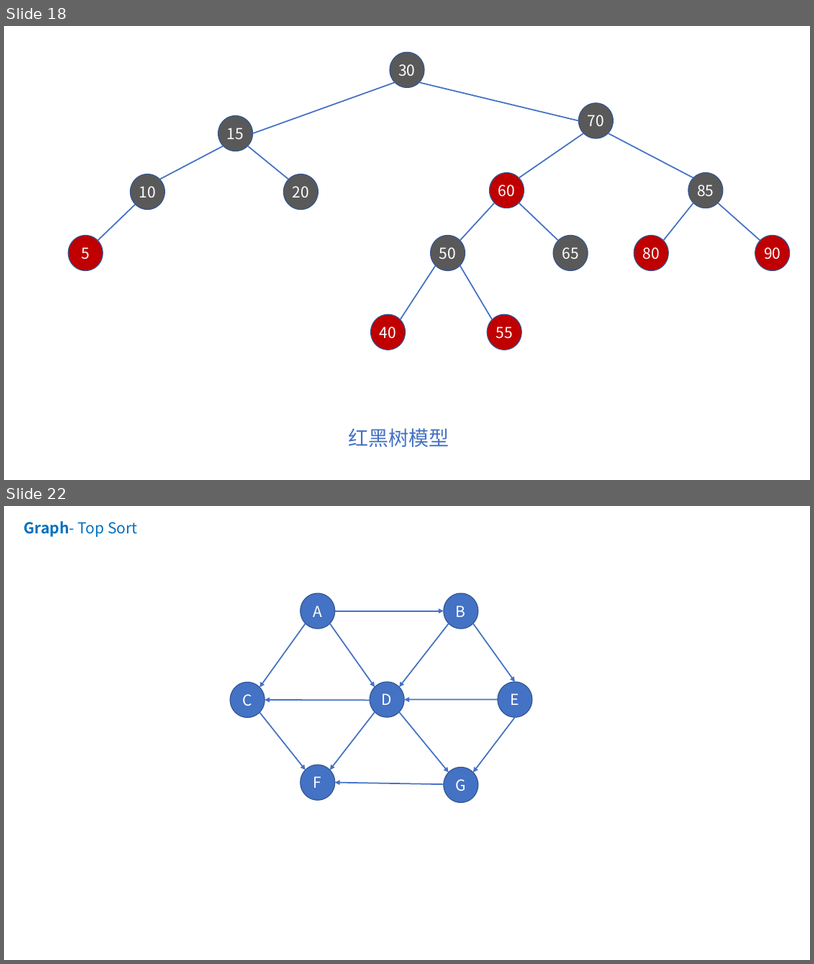
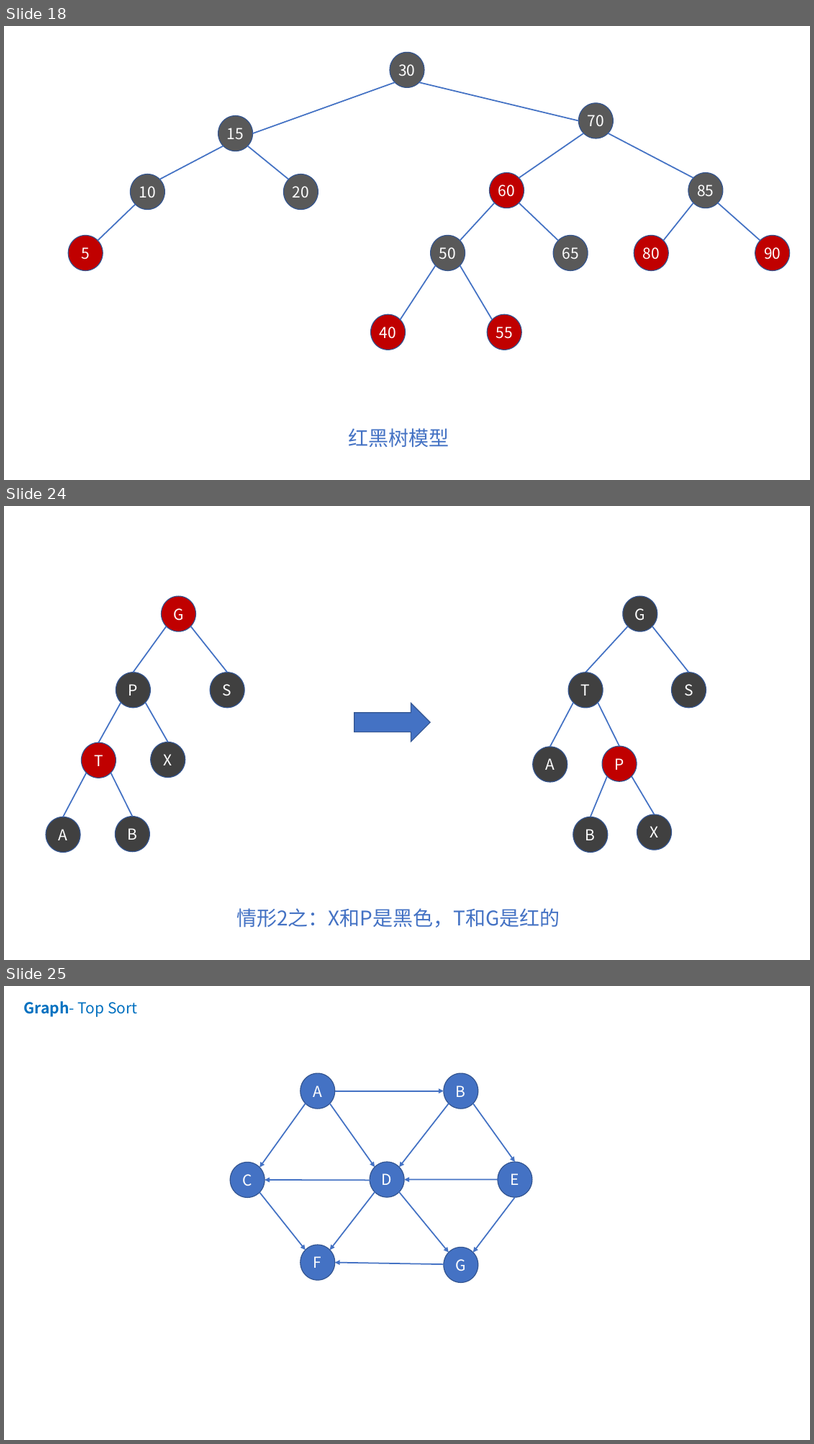
Before and after one commit to online-books/Data-Structures-and-Algorithm-Analysis-in-TS, a slide deck: Assets/visualization.pptx. Shown one above the other, each under a label of ours: slides 18 and 22 before the commit, slides 18, 24 and 25 after it; the slides between them are not shown. The pictures are 814x964 and 814x1444 pixels, drawn with LibreOffice and Linux fonts; fonts in the diff are those of the drawing. Boxes give left, top, right and bottom in pixels: in the first picture for what was removed or moved away, otherwise in the second. Text is boxed around its words. In the diff, an @@ line names an element or a change of style, - is before the commit and + after.

```diff
--- a/Assets/visualization.pptx
+++ b/Assets/visualization.pptx
@@ slide 24 added at [4,506,810,960], background #FFFFFF @@
@@ ellipse added at [161,596,196,631], fill #C00000, outline #325491 1 pt, 18 pt, text #FFFFFF @@
+G
@@ ellipse added at [623,596,658,631], fill #404040, outline #325491 1 pt, 18 pt, text #FFFFFF @@
+G
@@ line added from (166, 626) to (134, 672), #4472C4 1.5 pt @@
@@ line added from (191, 626) to (227, 672), #4472C4 1.5 pt @@
@@ line added from (628, 626) to (586, 672), #4472C4 1.5 pt @@
@@ line added from (653, 626) to (689, 672), #4472C4 1.5 pt @@
@@ ellipse added at [116,672,150,708], fill #404040, outline #325491 1 pt, 18 pt, text #FFFFFF @@
+P
@@ ellipse added at [211,672,244,708], fill #404040, outline #325491 1 pt, 18 pt, text #FFFFFF @@
+S
@@ ellipse added at [569,672,604,708], fill #404040, outline #325491 1 pt, 18 pt, text #FFFFFF @@
+T
@@ ellipse added at [672,672,706,708], fill #404040, outline #325491 1 pt, 18 pt, text #FFFFFF @@
+S
@@ line added from (121, 703) to (98, 743), #4472C4 1.5 pt @@
@@ line added from (146, 703) to (168, 742), #4472C4 1.5 pt @@
@@ right arrow added at [355,703,430,742], fill #4472C4, outline #325491 1 pt @@
@@ line added from (574, 703) to (550, 746), #4472C4 1.5 pt @@
@@ line added from (598, 703) to (620, 746), #4472C4 1.5 pt @@
@@ ellipse added at [82,743,116,777], fill #C00000, outline #325491 1 pt, 18 pt, text #FFFFFF @@
+T
@@ ellipse added at [151,742,185,777], fill #404040, outline #325491 1 pt, 18 pt, text #FFFFFF @@
+X
@@ ellipse added at [533,746,568,782], fill #404040, outline #325491 1 pt, 18 pt, text #FFFFFF @@
+A
@@ ellipse added at [602,746,637,781], fill #C00000, outline #325491 1 pt, 18 pt, text #FFFFFF @@
+P
@@ line added from (86, 773) to (63, 817), #4472C4 1.5 pt @@
@@ line added from (111, 773) to (132, 816), #4472C4 1.5 pt @@
@@ line added from (608, 777) to (591, 817), #4472C4 1.5 pt @@
@@ line added from (632, 777) to (655, 815), #4472C4 1.5 pt @@
@@ ellipse added at [46,817,80,852], fill #404040, outline #325491 1 pt, 18 pt, text #FFFFFF @@
+A
@@ ellipse added at [116,816,149,852], fill #404040, outline #325491 1 pt, 18 pt, text #FFFFFF @@
+B
@@ ellipse added at [574,817,608,852], fill #404040, outline #325491 1 pt, 18 pt, text #FFFFFF @@
+B
@@ ellipse added at [638,815,672,849], fill #404040, outline #325491 1 pt, 18 pt, text #FFFFFF @@
+X
@@ text added at [237,908,560,927], 24 pt, text #4472C4 @@
+情形2之：X和P是黑色，T和G是红的
@@ what was slide 22 is now slide 25 @@
```
Also in this commit, not shown: 3 slides changed, 2 other slides added, 8 other files.
